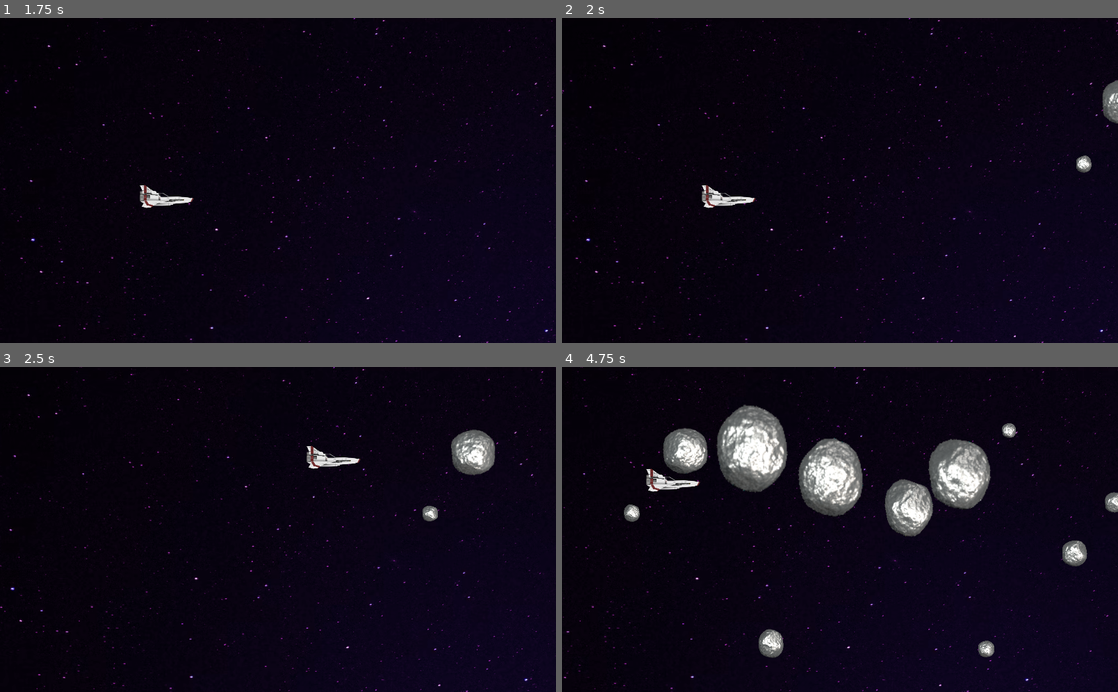
Above: before the commit, frames 1-4 (two rows, left to right).
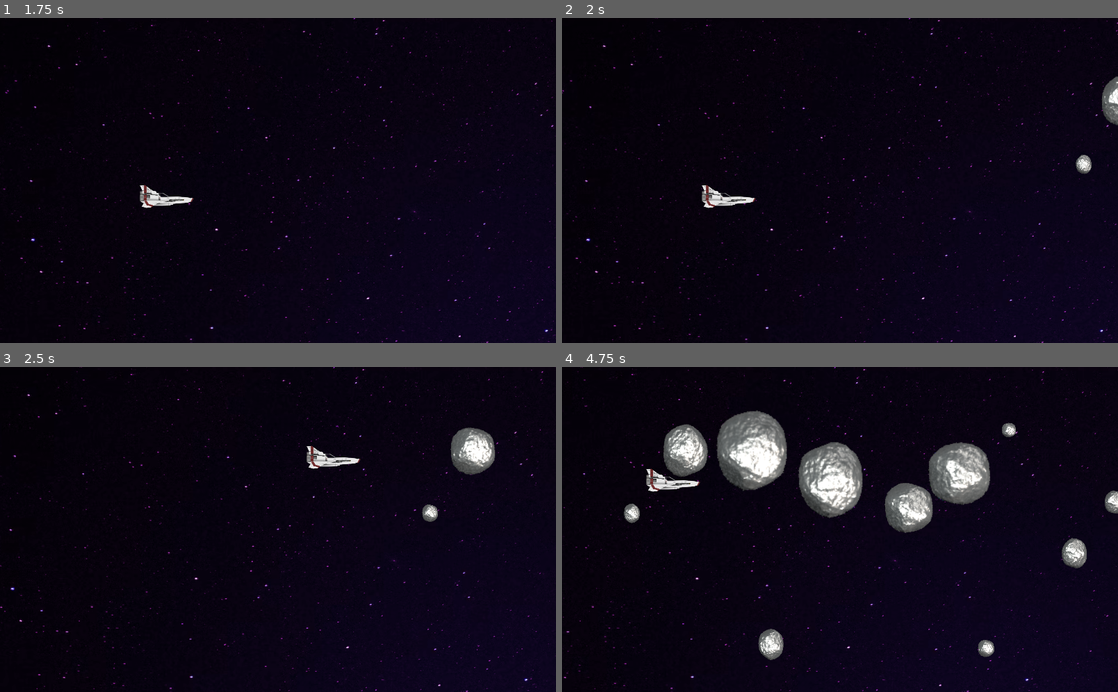
Above: after the commit, the same moments.

Repository: andreaszdw/test-godot
Game: Godot game, scene res://Main.tscn
The game is run twice, just before and just after one commit, with the same random seed, the same clock (stepped at 60 frames per second) and the same inputs.
Inputs (mouse positions are in pixels of both pictures, inside the frame that each line leads up to):
- Up to frame 1 (1.75 s): move the mouse to (400, 164) at 0.52 s; move the mouse to (166, 196) at 1.27 s
- Up to frame 2 (2 s): no input
- Up to frame 3 (2.5 s): move the mouse to (333, 458) at 2.02 s
- Up to frame 4 (4.75 s): move the mouse to (812, 594) at 2.77 s; move the mouse to (1006, 578) at 3.52 s; move the mouse to (673, 480) at 4.27 s

Frame 1 is identical in both runs. In frame 2, 0.2% of the frame differs, in the area x 92-100%, y 17-48%; in frame 3, 0.6%; in frame 4, 5.6%, in the area x 11-100%, y 11-91%.

Commit message:
input mouse

Diff:
--- a/sidefighter/Asteroid.tscn
+++ b/sidefighter/Asteroid.tscn
@@ -165,7 +165,6 @@
 
 [node name="AnimatedSprite" type="AnimatedSprite" parent="."]
 frames = SubResource( 31 )
-frame = 18
 playing = true
 
 [node name="CollisionShape2D" type="CollisionShape2D" parent="."]
--- a/sidefighter/Main.gd
+++ b/sidefighter/Main.gd
@@ -1,6 +1,7 @@
 extends Node
 
 export(PackedScene) var asteroid_scene
+
 var rng = RandomNumberGenerator.new()
 
 func new_game():
--- a/sidefighter/Player.gd
+++ b/sidefighter/Player.gd
@@ -1,6 +1,8 @@
 extends Area2D
 
 signal hit
+
+export(PackedScene) var bullet1_scene
 
 var screen_size
 
@@ -12,6 +14,7 @@
 func _input(event):
 	if event is InputEventMouseMotion:
 		 position = event.position
+
 	var cur = $AnimatedSprite.animation
 
 	var size = $AnimatedSprite.frames.get_frame(cur, 0).get_size()
--- a/sidefighter/Player.tscn
+++ b/sidefighter/Player.tscn
@@ -1,7 +1,8 @@
-[gd_scene load_steps=4 format=2]
+[gd_scene load_steps=5 format=2]
 
 [ext_resource path="res://art/ship.png" type="Texture" id=1]
 [ext_resource path="res://Player.gd" type="Script" id=2]
+[ext_resource path="res://bullets/Bullet1.tscn" type="PackedScene" id=3]
 
 [sub_resource type="SpriteFrames" id=1]
 animations = [ {
@@ -16,6 +17,7 @@
 __meta__ = {
 "_edit_group_": true
 }
+bullet1_scene = ExtResource( 3 )
 
 [node name="AnimatedSprite" type="AnimatedSprite" parent="."]
 scale = Vector2( 0.5, 0.5 )
Not shown: 2 places in sidefighter/Main.tscn that only renumber resources
